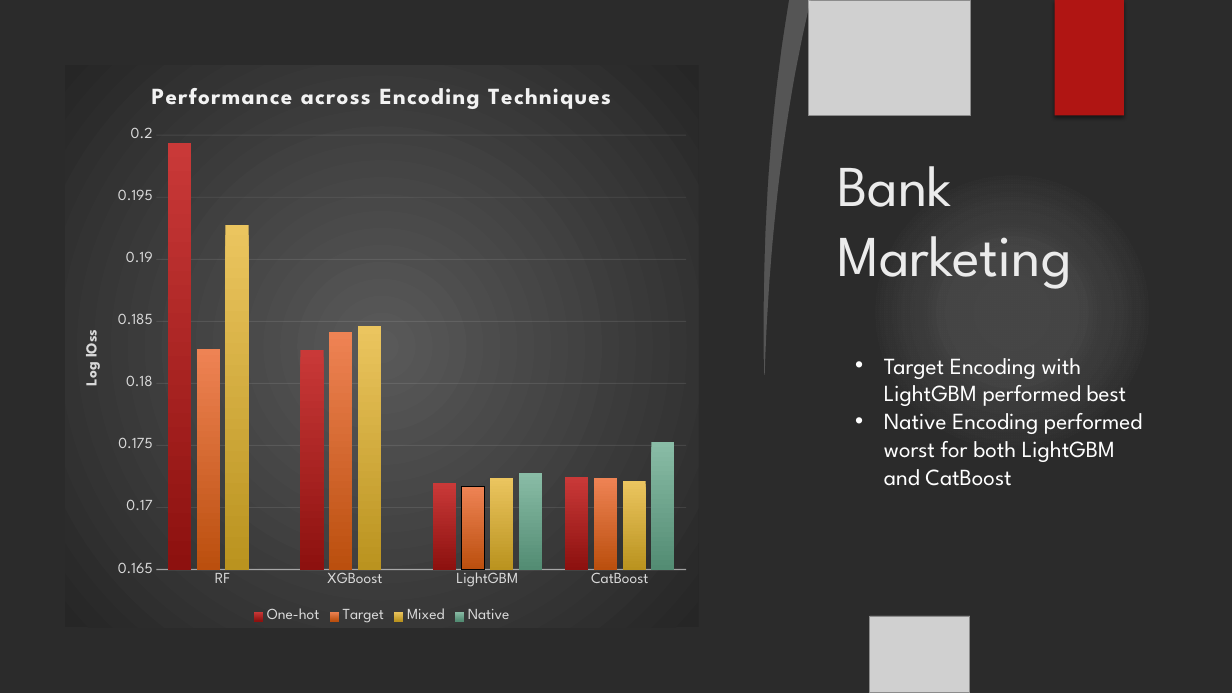
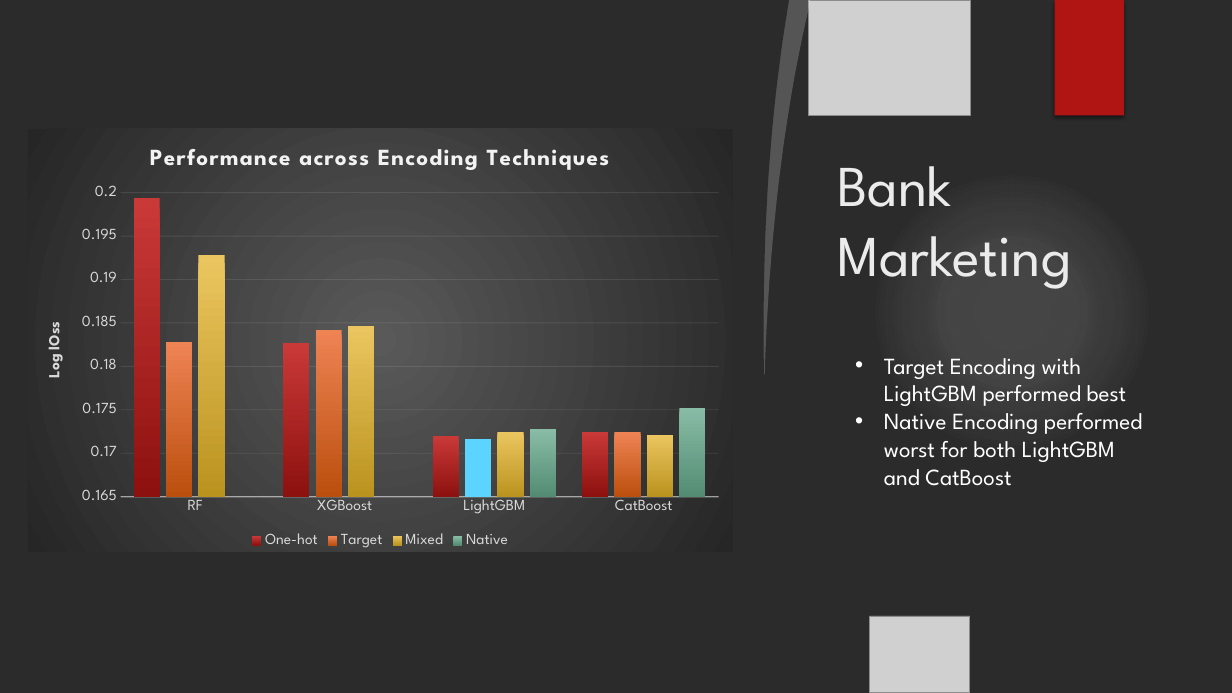
Before and after one commit to mohannishant6/MSc-Thesis, a slide deck: slide 19 of GBDT.pptx (slide 12 before the commit). Drawn at 1232x693 pixels with LibreOffice and Linux fonts; fonts in the diff are those of the drawing; grey boxes stand for pictures; background and template pictures are left out; a plain dark background stands for a picture behind light text. Boxes give left, top, right and bottom in pixels: in the first picture for what was removed or moved away, otherwise in the second. Text is boxed around its words. In the diff, an @@ line names an element or a change of style, - is before the commit and + after.

```diff
--- a/GBDT.pptx
+++ b/GBDT.pptx
@@ column chart at <box>28,128,733,552</box> @@
@@ colours of single points changed @@
@@ column chart: place and size @@
-column chart at <box>65,66,699,628</box>
+column chart at <box>28,128,733,552</box>
```
Also in this commit, not shown: 7 other slides changed, 11 slides added, 1 slide removed, 2 other files.
